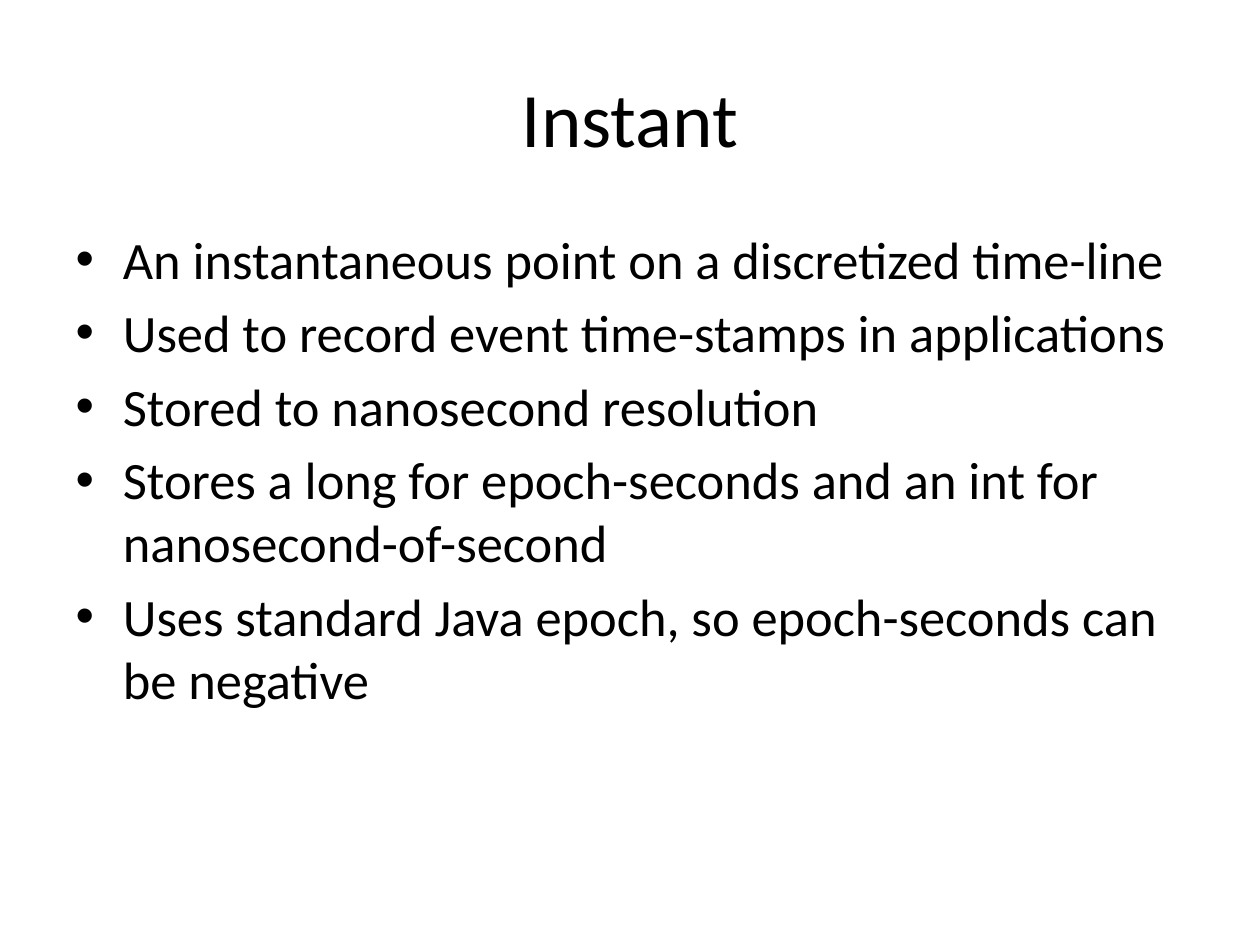
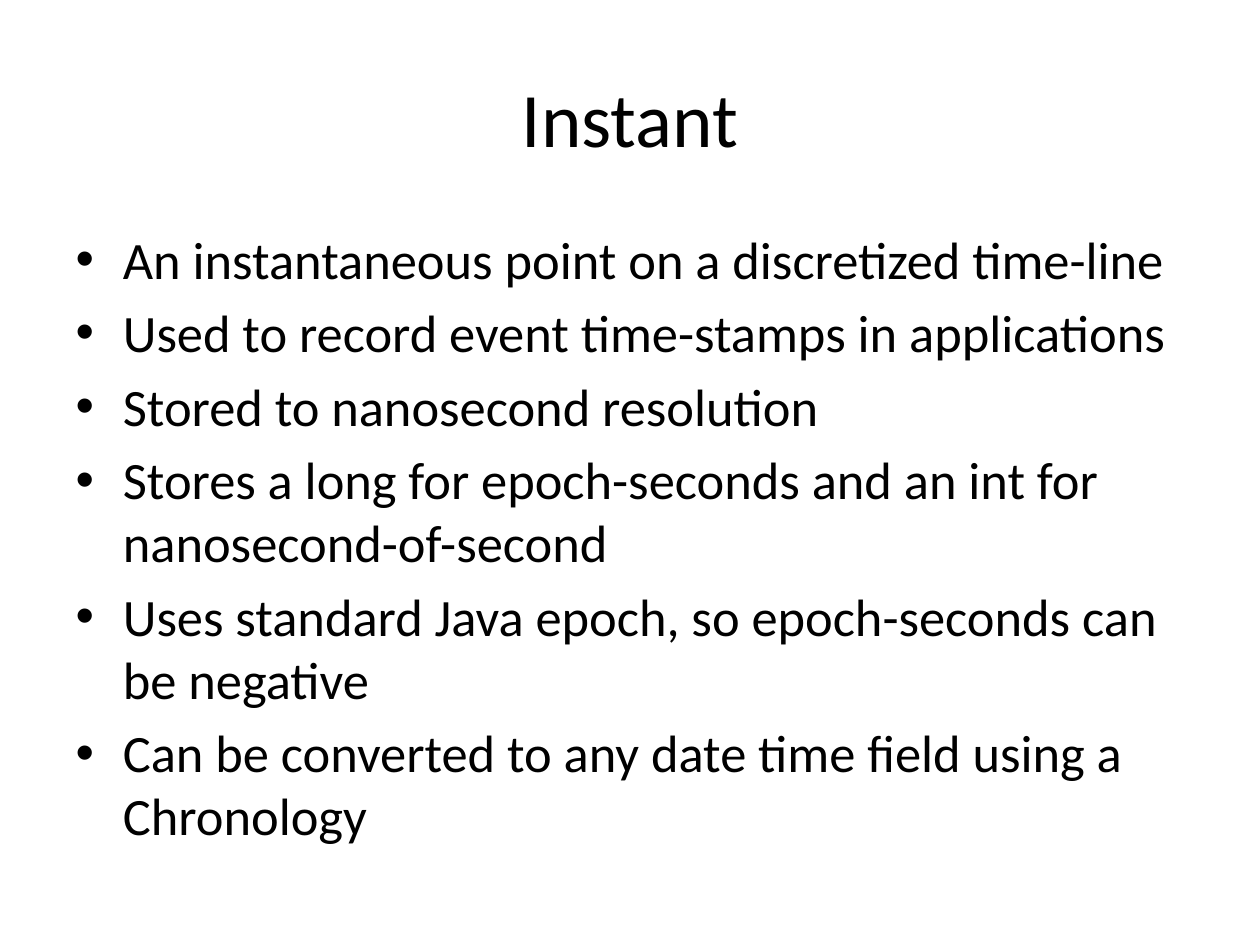
Before and after one commit to sualeh/make-a-date, a slide deck: slide 24 of Java 8 Date and Time API.pptx (slide 23 before the commit). Drawn at 1260x945 pixels with LibreOffice and Linux fonts; fonts in the diff are those of the drawing. Boxes give left, top, right and bottom in pixels: in the first picture for what was removed or moved away, otherwise in the second. Text is boxed around its words. In the diff, an @@ line names an element or a change of style, - is before the commit and + after.

```diff
--- a/Java 8 Date and Time API.pptx
+++ b/Java 8 Date and Time API.pptx
@@ text at box(123, 735, 1122, 844): paragraph added @@
+• Can be converted to any date time field using a Chronology
```
Also in this commit, not shown: 12 other slides changed, 9 slides added, 3 slides removed, 1 other file.
